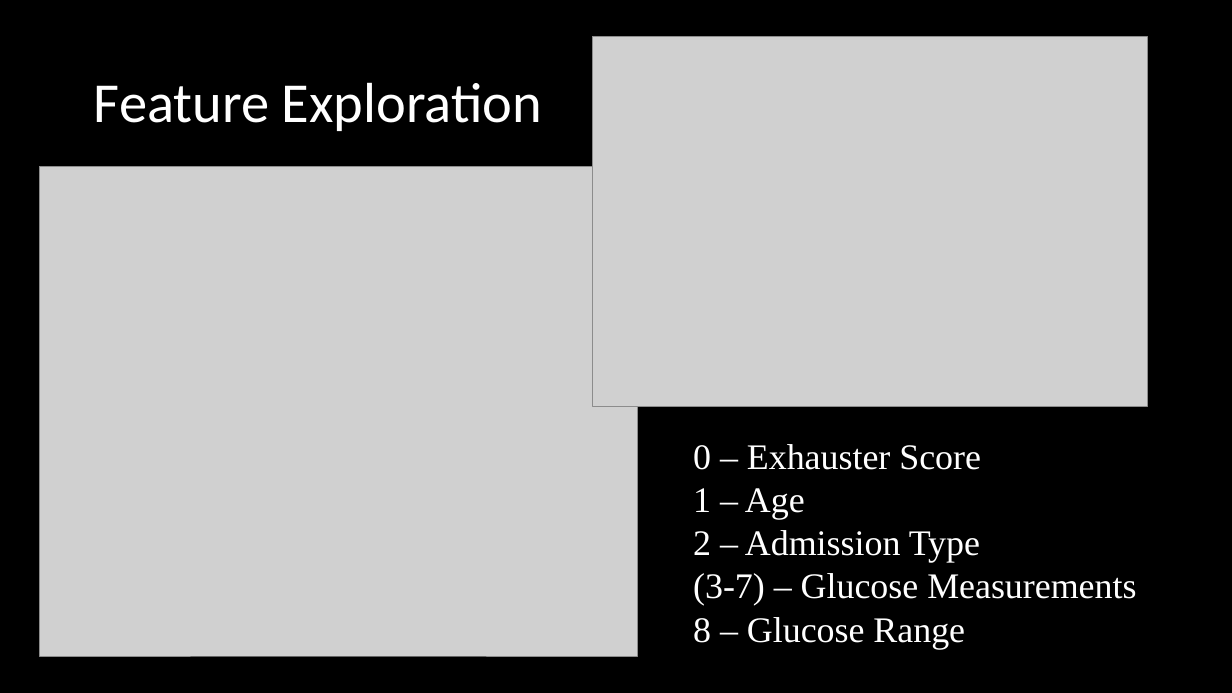
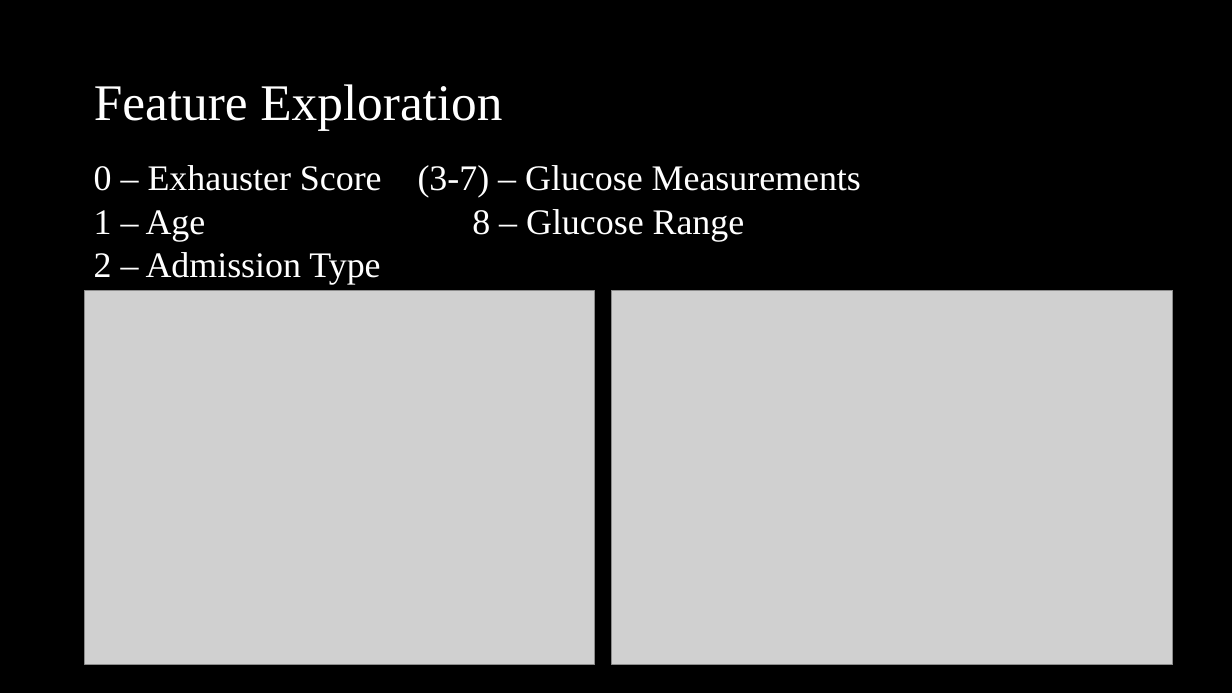
Before and after one commit to imw2/Diabetes-Diagnosis-Prediction, a slide deck: slide 8 of Presentation/FinalPresentationWittler.pptx. Drawn at 1232x693 pixels with LibreOffice and Linux fonts; fonts in the diff are those of the drawing; grey boxes stand for pictures. Boxes give left, top, right and bottom in pixels: in the first picture for what was removed or moved away, otherwise in the second. Text is boxed around its words. In the diff, an @@ line names an element or a change of style, - is before the commit and + after.

```diff
--- a/Presentation/FinalPresentationWittler.pptx
+++ b/Presentation/FinalPresentationWittler.pptx
@@ title "Feature Exploration" at [94, 84, 502, 131]: size 44 to 40 pt, font Calibri to Times New Roman @@
@@ text "0 – Exhauster Score (3-7) ...": place and size @@
-text "0 – Exhauster Score (3-7) ..." at [693, 444, 1136, 649]
+text "0 – Exhauster Score (3-7) ..." at [94, 165, 861, 284]
@@ text at [94, 165, 861, 241]: text changed @@
-0 – Exhauster Score
-1 – Age
+0 – Exhauster Score (3-7) – Glucose Measurements
+1 – Age 8 – Glucose Range
@@ picture: place and size @@
-picture at [40, 166, 638, 656]
+picture at [85, 290, 595, 665]
@@ picture: place and size @@
-picture at [592, 37, 1147, 407]
+picture at [612, 290, 1174, 665]
@@ text at [693, 573, 1136, 649]: paragraphs removed @@
-(3-7) – Glucose Measurements
-8 – Glucose Range
```
Also in this commit, not shown: 10 other slides changed, 1 slide added, 1 slide removed.
